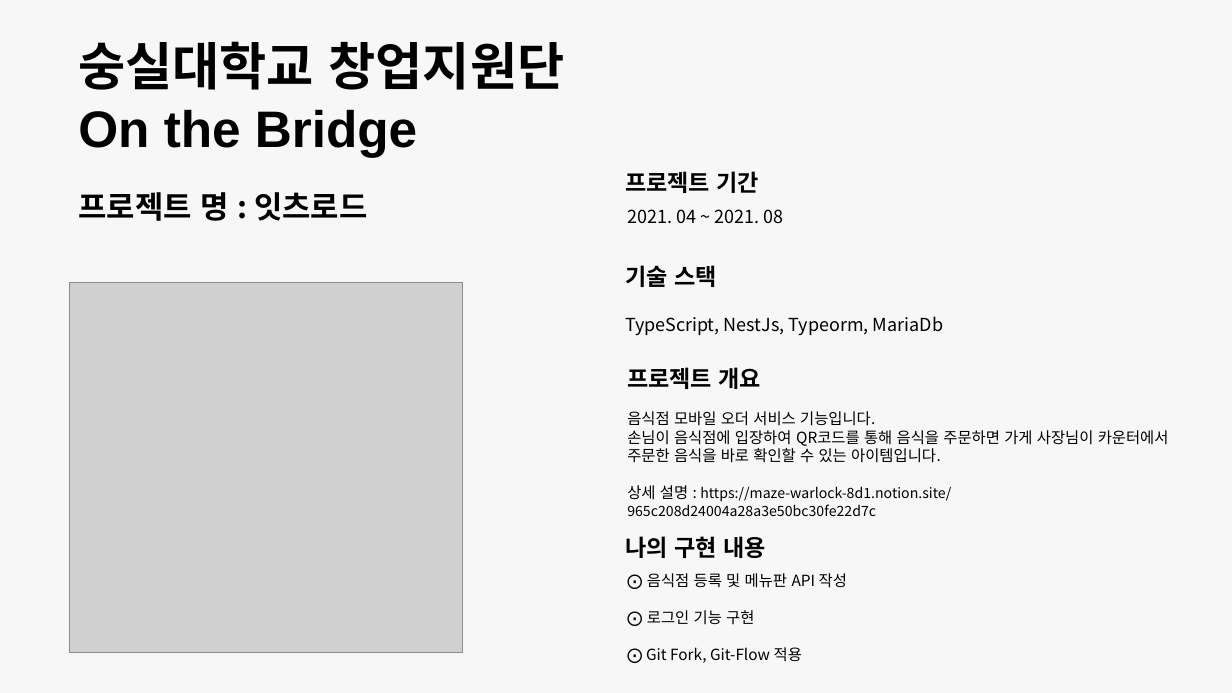
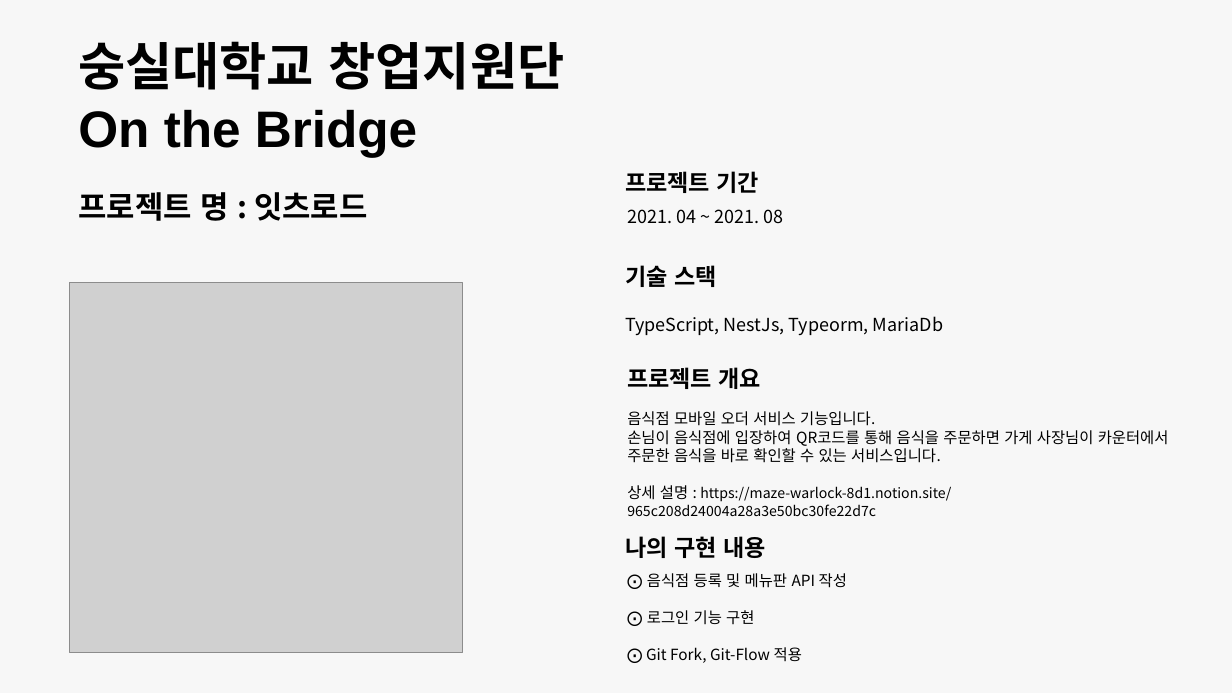
Before and after one commit to ohjinhokor/PortFolio, a slide deck: slide 2 of 오진호 포토폴리오.pptx. Drawn at 1232x693 pixels with LibreOffice and Linux fonts; fonts in the diff are those of the drawing; grey boxes stand for pictures; background and template pictures are left out. Boxes give left, top, right and bottom in pixels: in the first picture for what was removed or moved away, otherwise in the second. Text is boxed around its words. In the diff, an @@ line names an element or a change of style, - is before the commit and + after.

```diff
--- a/오진호 포토폴리오.pptx
+++ b/오진호 포토폴리오.pptx
@@ text at [627, 430, 1169, 463]: text changed @@
-손님이 음식점에 입장하여 QR코드를 통해 음식을 주문하면 가게 사장님이 카운터에서 주문한 음식을 바로 확인할 수 있는 아이템입니다.
+손님이 음식점에 입장하여 QR코드를 통해 음식을 주문하면 가게 사장님이 카운터에서 주문한 음식을 바로 확인할 수 있는 서비스입니다.
```
Also in this commit, not shown: 5 other slides changed, 1 slide added, 1 other file.
